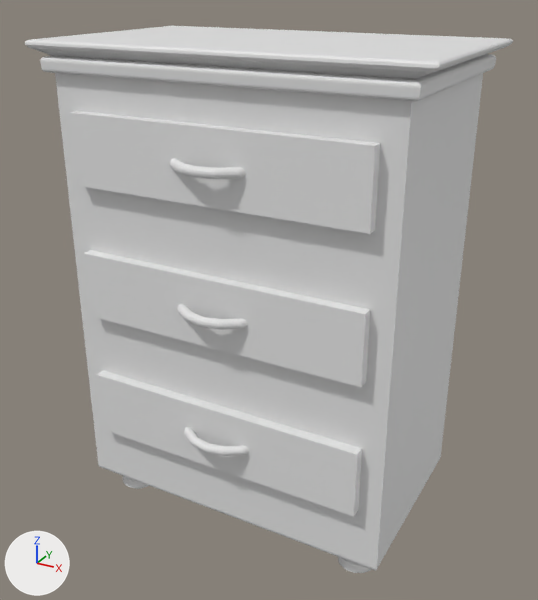
Renders of the FBX model Assets/_/Content/GraphicsTiers/Low/Environement/3D Models/MOD_tabledechevetcomplet.fbx from each side of a commit.
One viewpoint serves both versions: a 50 mm lens placed at (0.802, -1.533, 1.278), pointed at (0.008, -0.091, 0.557). Arrows for +X, +Y and +Z are at lower left; the lights stay in place. Where no turn or scale is listed for an object, it has been applied to the vertices.

The older version as bpy lines, for what is in view:
```python
me_cube_008 = bpy.data.meshes.new('Cube.008')
me_cube_008.from_pydata(...)  # 1904 vertices, 1654 faces; spans x -0.446..0.446, y -0.331..0.201, z 0.001..1.149
me_cube_010 = bpy.data.meshes.new('Cube.010')
me_cube_010.from_pydata(...)  # 117 vertices, 98 faces; spans x -0.345..0.345, y -0.373..0.101, z 0.531..0.69
me_cube_016 = bpy.data.meshes.new('Cube.016')
me_cube_016.from_pydata(...)  # 117 vertices, 98 faces; spans x -0.345..0.345, y -0.373..0.101, z 0.848..1.007
me_cube_017 = bpy.data.meshes.new('Cube.017')
me_cube_017.from_pydata(...)  # 117 vertices, 98 faces; spans x -0.345..0.345, y -0.373..0.101, z 0.214..0.373
ob_base_table_de_chevet = bpy.data.objects.new('Base table de chevet', me_cube_008)
ob_base_table_de_chevet.location = (0.0, 0.0, 0.0)
ob_tiroir_bas = bpy.data.objects.new('Tiroir bas', me_cube_017)
ob_tiroir_bas.location = (0.0, 0.0, 0.0)
ob_tiroir_haut = bpy.data.objects.new('Tiroir haut', me_cube_016)
ob_tiroir_haut.location = (0.0, 0.0, 0.0)
ob_tiroir_milieu = bpy.data.objects.new('Tiroir milieu', me_cube_010)
ob_tiroir_milieu.location = (0.0, 0.0, 0.0)
```
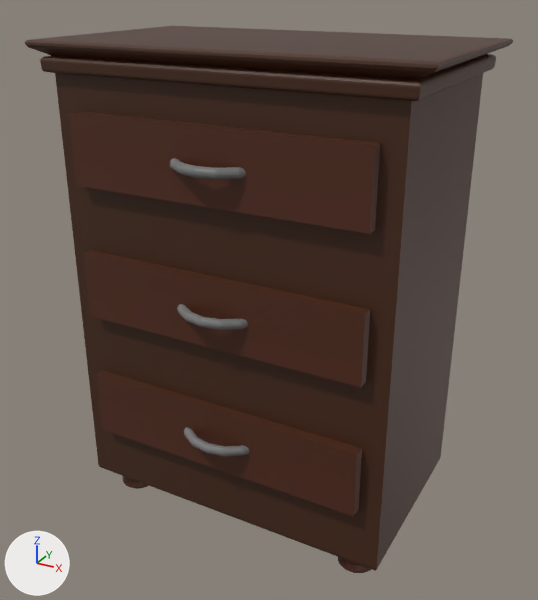
Where the newer file only moved an object's origin or applied its transform, the numbers keep the older frame.

Diff of the bpy script that builds the scene:
```diff
--- a/Assets/_/Content/GraphicsTiers/Low/Environement/3D Models/MOD_tabledechevetcomplet.fbx.py
+++ b/Assets/_/Content/GraphicsTiers/Low/Environement/3D Models/MOD_tabledechevetcomplet.fbx.py
@@ img_degradegamejam3d_png @@
+img_degradegamejam3d_png = load_image('DegradeGameJam3D.png', '../Materials/DegradeGameJam3D.png', 512, 512, 'sRGB')
@@ mat_material_004 @@
+mat_material_004 = principled_material('Material.004')
+mat_material_004.texture = img_degradegamejam3d_png
@@ mat_material_003 @@
+mat_material_003 = principled_material('Material.003')
+mat_material_003.texture = img_degradegamejam3d_png
@@ mat_material_002 @@
+mat_material_002 = principled_material('Material.002')
+mat_material_002.texture = img_degradegamejam3d_png
@@ mat_material_001 @@
+mat_material_001 = principled_material('Material.001')
+mat_material_001.texture = img_degradegamejam3d_png
@@ me_cube_016 @@
 me_cube_016.from_pydata(...)  # 117 vertices, 98 faces; spans x -0.345..0.345, y -0.373..0.101, z 0.848..1.007
 # used by ob_tiroir_haut; location = (0.0, 0.0, 0.0)
+# me_cube_016 part 2: texture (UV) coordinates of 98 of 98 faces, centred in x -0.345..0.345, y -0.368..0.101, z 0.848..1.007, changed; they spanned u 0.74..1.0, v 0.62..0.95 and now span u 0.02..0.95, v 0.21..0.65
+me_cube_016.materials.append(mat_material_002)  # picture img_degradegamejam3d_png
@@ me_cube_017 @@
 me_cube_017.from_pydata(...)  # 117 vertices, 98 faces; spans x -0.345..0.345, y -0.373..0.101, z 0.214..0.373
 # used by ob_tiroir_bas; location = (0.0, 0.0, 0.0)
+# me_cube_017 part 3: texture (UV) coordinates of 98 of 98 faces, centred in x -0.345..0.345, y -0.368..0.101, z 0.214..0.373, changed; they spanned u 0.74..1.0, v 0.62..0.95 and now span u 0.01..0.97, v 0.2..0.65
+me_cube_017.materials.append(mat_material_004)  # picture img_degradegamejam3d_png
@@ me_cube_010 @@
 me_cube_010.from_pydata(...)  # 117 vertices, 98 faces; spans x -0.345..0.345, y -0.373..0.101, z 0.531..0.69
+me_cube_010.materials.append(mat_material_003)  # picture img_degradegamejam3d_png
@@ me_cube_008 @@
 me_cube_008.from_pydata(...)  # 1904 vertices, 1654 faces; spans x -0.446..0.446, y -0.331..0.201, z 0.001..1.149
 # used by ob_base_table_de_chevet; location = (0.0, 0.0, 0.0)
+# me_cube_008 part 1: texture (UV) coordinates of 1654 of 1654 faces, centred in x -0.445..0.445, y -0.33..0.2, z 0.001..1.149, changed; they spanned u 0.74..1.03, v 0.62..0.95 and now span u 0.03..0.21, v 0.08..0.41
+me_cube_008.materials.append(mat_material_001)  # picture img_degradegamejam3d_png
```

Location of each change, [x1, y1, x2, y2] in pixels of the pictures (538 x 600 px):
'Base table de chevet', recoloured, surface changed (grey to brown): [25, 26, 513, 573] in both
'Tiroir haut', recoloured, surface changed (grey to brown): [69, 111, 380, 234] in both
'Tiroir milieu', recoloured (grey to brown): [84, 250, 370, 387] in both
'Tiroir bas', recoloured, surface changed (grey to brown): [97, 370, 362, 516] in both
